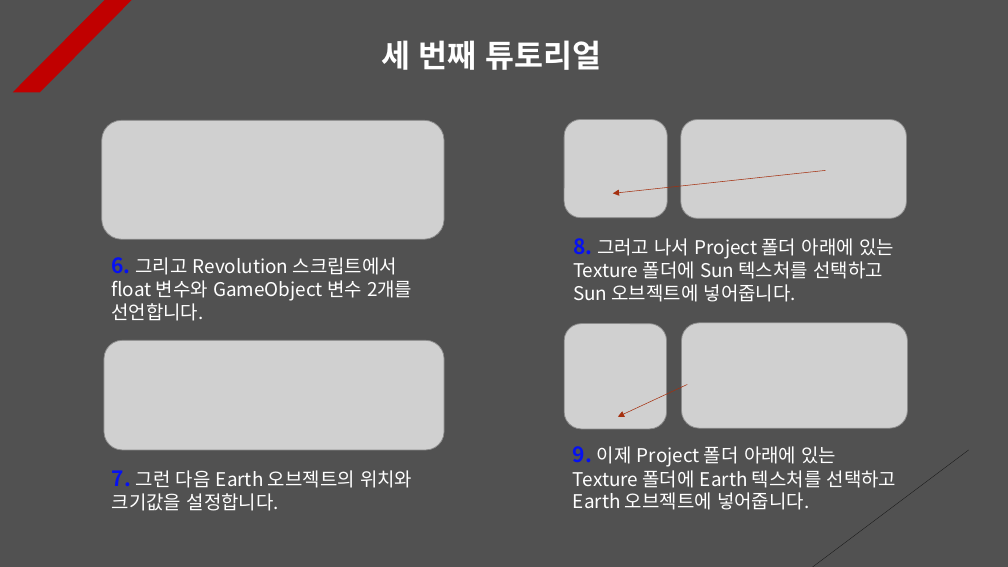
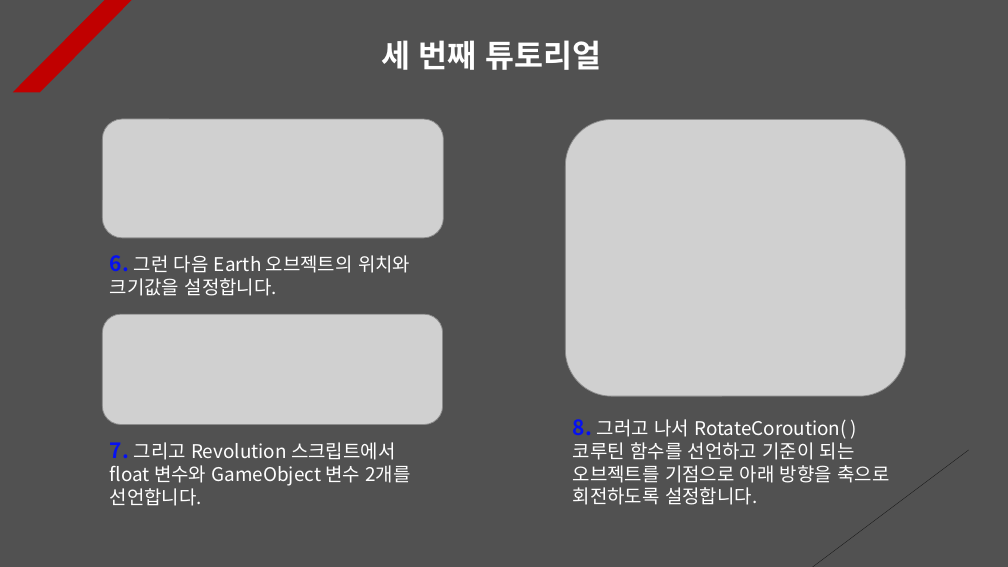
Before and after one commit to Unity2033/3D-UnityEngine, a slide deck: slide 4 of Assets/Class/Rotation/PPT Data/Rotation Example.pptx. Drawn at 1008x567 pixels with LibreOffice and Linux fonts; fonts in the diff are those of the drawing; grey boxes stand for pictures. Boxes give left, top, right and bottom in pixels: in the first picture for what was removed or moved away, otherwise in the second. Text is boxed around its words. In the diff, an @@ line names an element or a change of style, - is before the commit and + after.

```diff
--- a/Assets/Class/Rotation/PPT Data/Rotation Example.pptx
+++ b/Assets/Class/Rotation/PPT Data/Rotation Example.pptx
@@ picture resized from (x1=104, y1=340, x2=445, y2=450) to (x1=102, y1=119, x2=443, y2=237) @@
@@ picture removed at (x1=564, y1=119, x2=667, y2=218) @@
@@ picture added at (x1=566, y1=119, x2=906, y2=396) @@
@@ picture removed at (x1=681, y1=119, x2=907, y2=219) @@
@@ picture removed at (x1=102, y1=120, x2=445, y2=239) @@
@@ arrow removed from (826, 170) to (613, 194) @@
@@ text removed at (x1=573, y1=238, x2=894, y2=302) @@
-8. 그러고 나서 Project 폴더 아래에 있는 Texture 폴더에 Sun 텍스처를 선택하고 Sun 오브젝트에 넣어줍니다.
@@ text at (x1=110, y1=255, x2=410, y2=296): text changed @@
-7. 그런 다음 Earth 오브젝트의 위치와 크기값을 설정합니다.
+6. 그런 다음 Earth 오브젝트의 위치와 크기값을 설정합니다.
@@ picture added at (x1=102, y1=315, x2=442, y2=425) @@
@@ picture removed at (x1=564, y1=324, x2=666, y2=429) @@
@@ picture removed at (x1=682, y1=323, x2=908, y2=428) @@
@@ arrow removed from (687, 385) to (618, 417) @@
@@ text at (x1=573, y1=419, x2=889, y2=505): text changed @@
-9. 이제 Project 폴더 아래에 있는 Texture 폴더에 Earth 텍스처를 선택하고 Earth 오브젝트에 넣어줍니다.
+8. 그러고 나서 RotateCoroution( ) 코루틴 함수를 선언하고 기준이 되는 오브젝트를 기점으로 아래 방향을 축으로 회전하도록 설정합니다.
@@ text at (x1=110, y1=442, x2=410, y2=506): text changed @@
-6. 그리고 Revolution 스크립트에서 float 변수와 GameObject 변수 2개를 선언합니다.
+7. 그리고 Revolution 스크립트에서 float 변수와 GameObject 변수 2개를 선언합니다.
```
Also in this commit, not shown: 9 other slides changed, 2 slides added, 33 other files.
